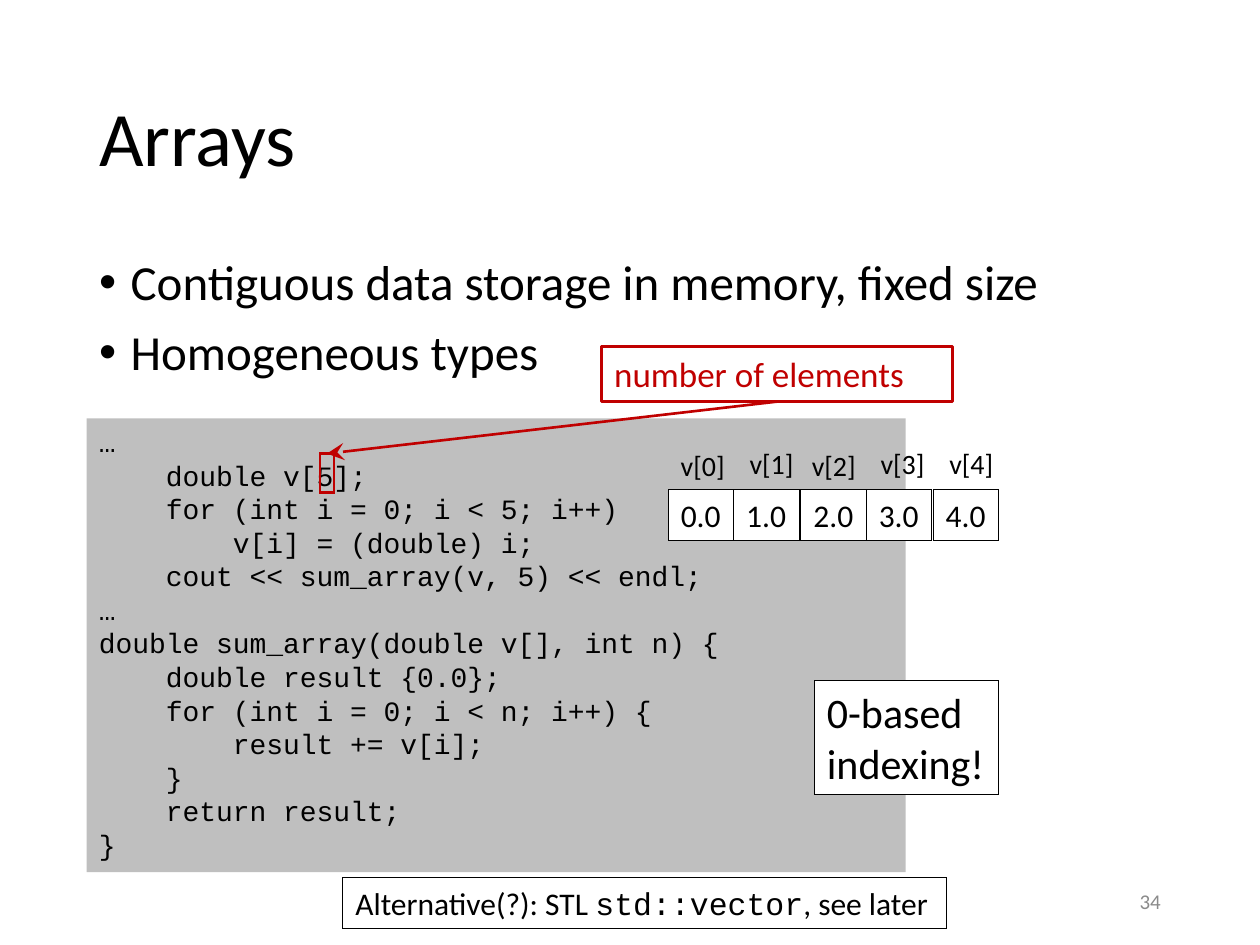
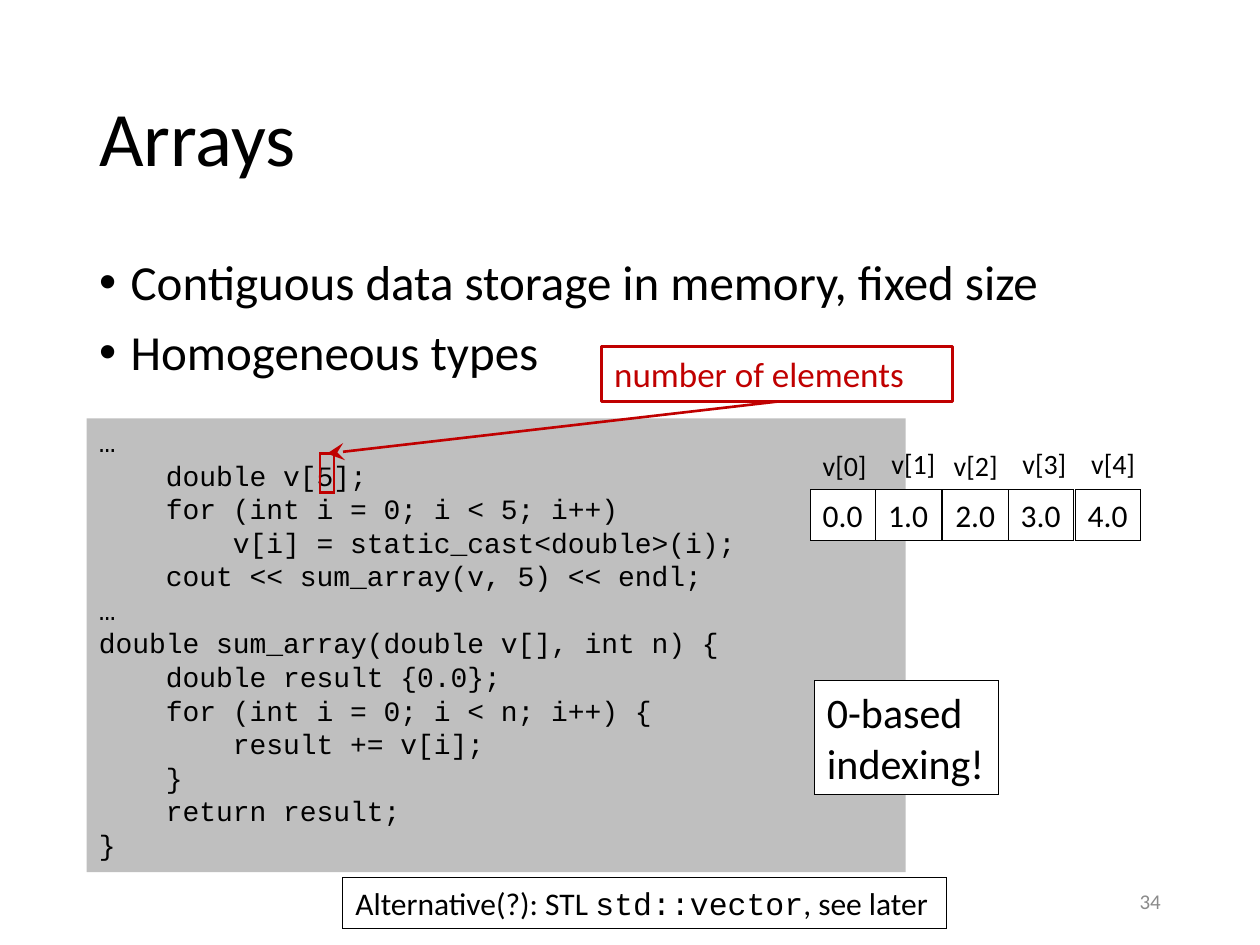
Before and after one commit to gjbex/training-material, a slide deck: slide 34 of CPlusPlus/scientific_cpp.pptx. Drawn at 1260x945 pixels with LibreOffice and Linux fonts; fonts in the diff are those of the drawing. Boxes give left, top, right and bottom in pixels: in the first picture for what was removed or moved away, otherwise in the second. Text is boxed around its words. In the diff, an @@ line names an element or a change of style, - is before the commit and + after.

Commit message:
Fix typos

```diff
--- a/CPlusPlus/scientific_cpp.pptx
+++ b/CPlusPlus/scientific_cpp.pptx
@@ 4 rectangles, 4 texts: place and size @@
-4 rectangles, 4 texts at <box>668,453,999,541</box>
+4 rectangles, 4 texts at <box>810,451,1140,541</box>
@@ text "v[3]" rewrapped from <box>881,451,925,481</box> to <box>1022,453,1066,478</box> @@
@@ rectangle "1.0": place and size @@
-rectangle "1.0" at <box>733,490,799,541</box>
+rectangle "1.0" at <box>876,490,941,541</box>
@@ text in rectangle at <box>233,533,735,559</box>: text changed @@
-v[i] = (double) i;
+v[i] = static_cast<double>(i);
```
Also in this commit, not shown: 8 other slides changed.
